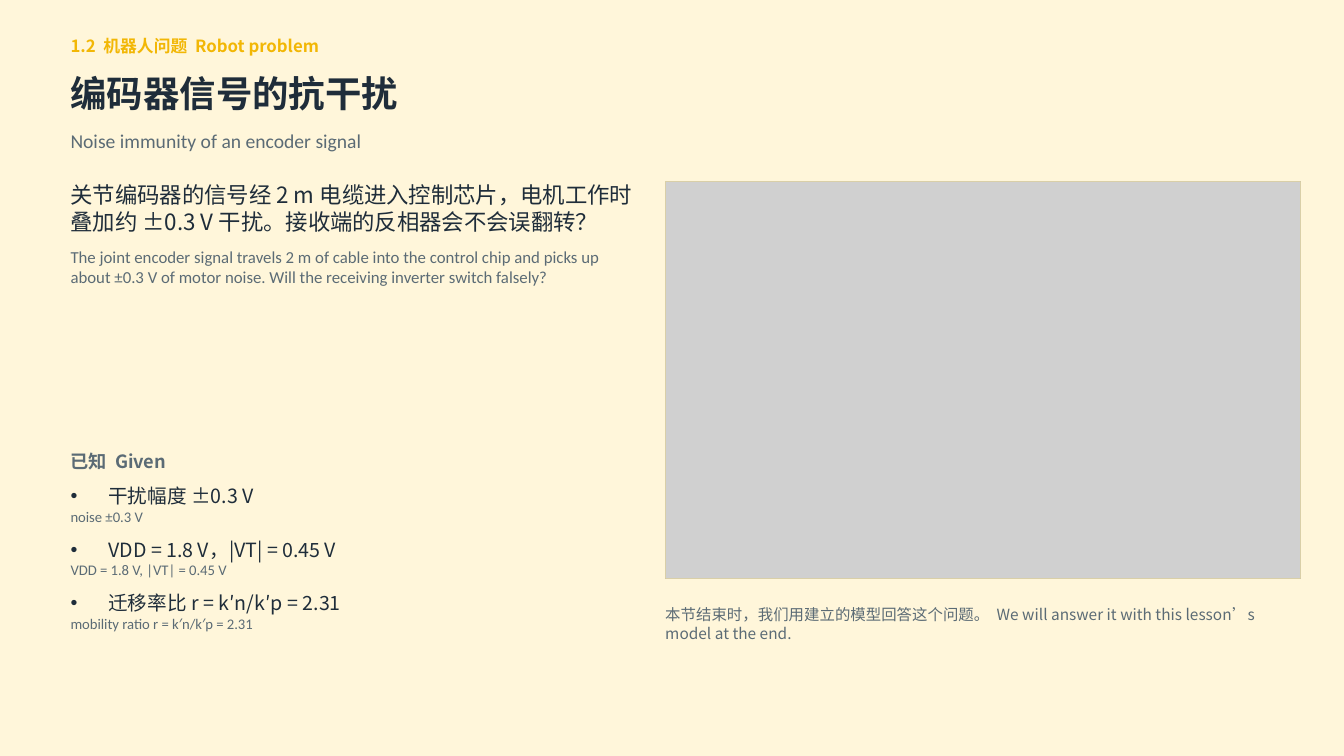
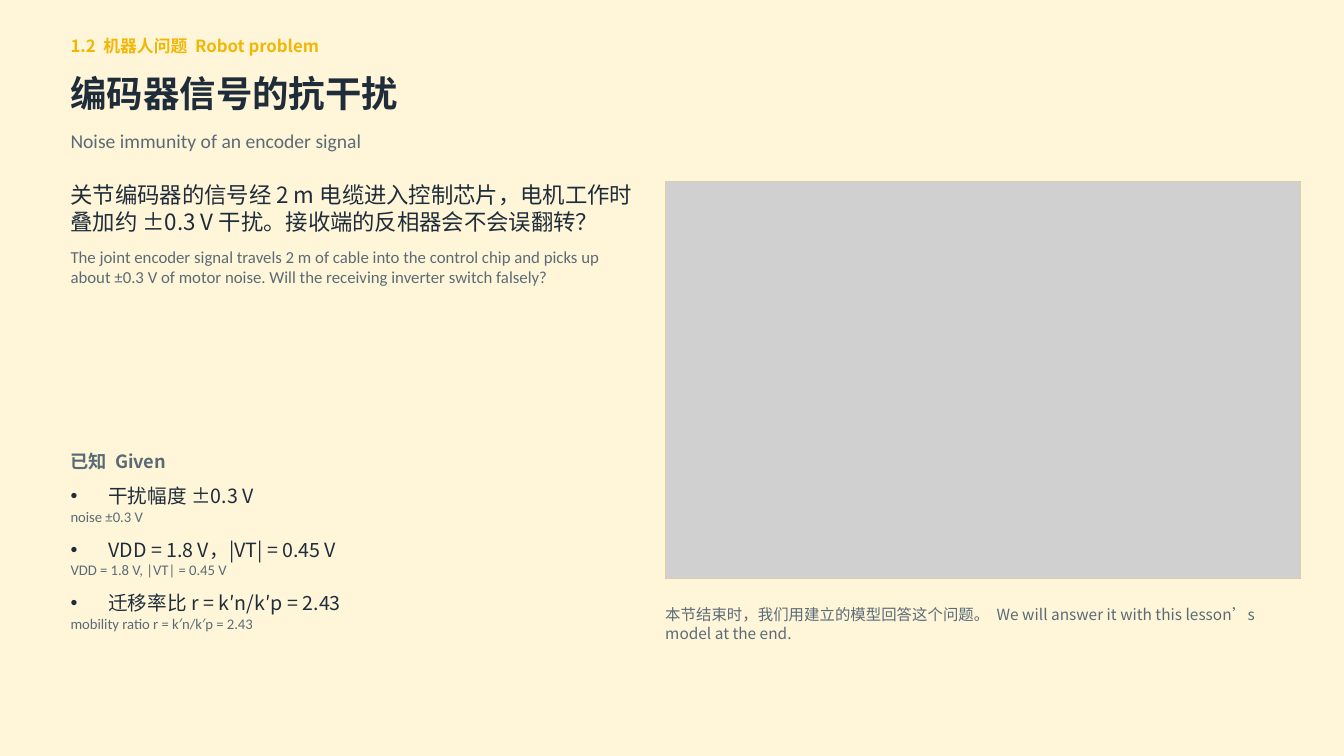
Before and after one commit to eddiezgq/WenQuest, a slide deck: slide 8 of samples/数字集成电路设计/课程资料/第1章 CMOS反相器/第一章课件.pptx. Drawn at 1344x756 pixels with LibreOffice and Linux fonts; fonts in the diff are those of the drawing; grey boxes stand for pictures. Boxes give left, top, right and bottom in pixels: in the first picture for what was removed or moved away, otherwise in the second. Text is boxed around its words. In the diff, an @@ line names an element or a change of style, - is before the commit and + after.

```diff
--- a/samples/数字集成电路设计/课程资料/第1章 CMOS反相器/第一章课件.pptx
+++ b/samples/数字集成电路设计/课程资料/第1章 CMOS反相器/第一章课件.pptx
@@ text at (71,593,341,632): text changed @@
-• 迁移率比 r = k′n/k′p = 2.31
-mobility ratio r = k′n/k′p = 2.31
+• 迁移率比 r = k′n/k′p = 2.43
+mobility ratio r = k′n/k′p = 2.43
```
Also in this commit, not shown: 11 other slides changed, 55 other files.
